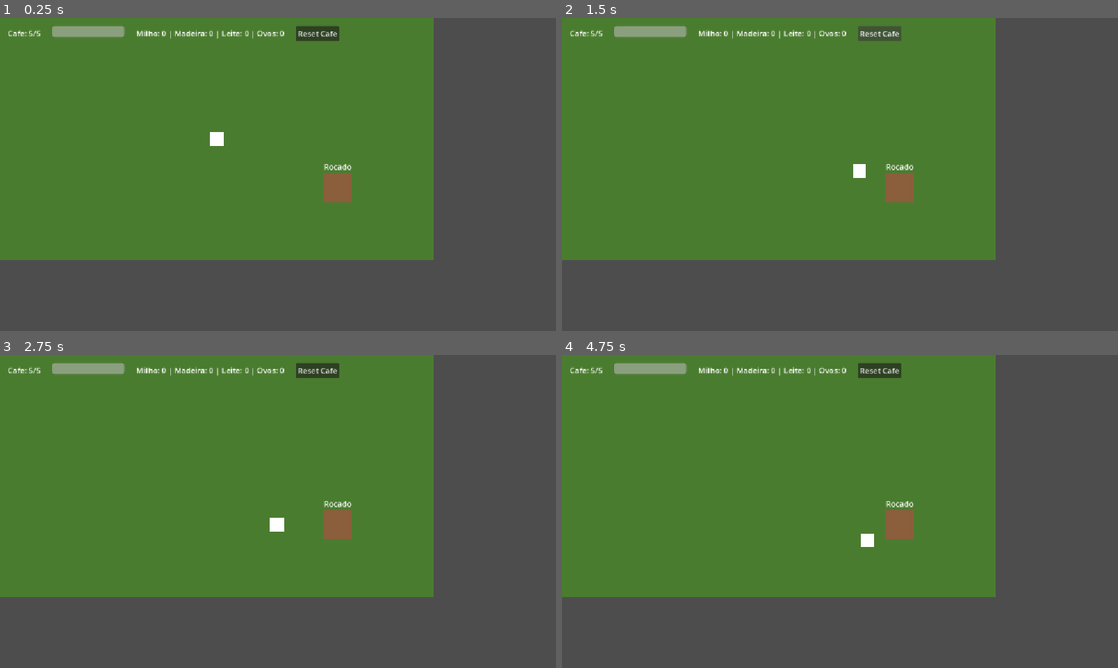
Above: before the commit, frames 1-4 (two rows, left to right).
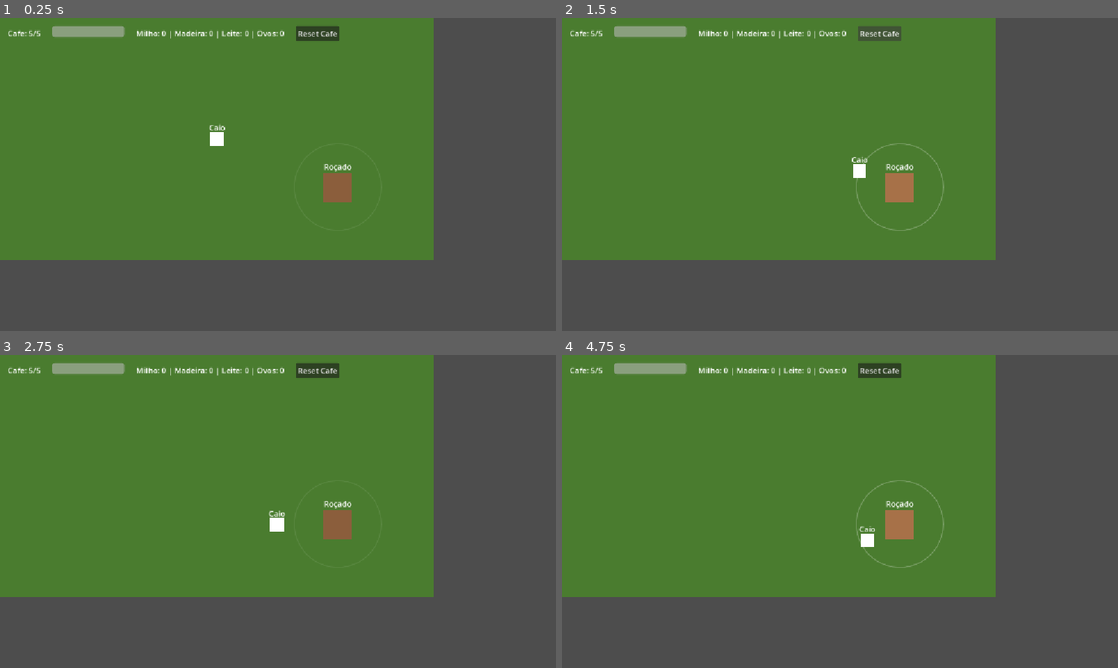
Above: after the commit, the same moments.

Repository: JasminCordeiro/UaiFarm
Game: Godot game, scene res://scenes/Overworld.tscn
Two runs of this game, one before a commit and one after it. Both use one fixed random seed, a clock stepped at 60 frames per second and the inputs below.
Inputs (mouse positions are in pixels of both pictures, inside the frame that each line leads up to):
- Up to frame 1 (0.25 s): no input
- Up to frame 2 (1.5 s): tap Enter at 0.5 s; move the mouse to (901, 187) at 0.52 s; click (901, 187) at 0.67 s; click "Reset Cafe" at 1.25 s
- Up to frame 3 (2.75 s): move the mouse to (166, 527) at 2.02 s; click (166, 527) at 2.17 s
- Up to frame 4 (4.75 s): move the mouse to (895, 442) at 2.77 s; click (895, 442) at 2.92 s; move the mouse to (812, 574) at 3.52 s; click (812, 574) at 3.67 s; move the mouse to (1006, 558) at 4.27 s; click (1006, 558) at 4.42 s

The runs differ from the first frame. In frame 1, less than 0.1% of the frame differs, in the area x 37-61%, y 33-50%; in frame 2, 0.7%; in frame 3, less than 0.1%; in frame 4, 0.7%, in the area x 52-69%, y 40-68%.

Commit message:
fix: corrige personagem escondido atras do Rocado e movimento durante o puzzle

Diff:
--- a/vertical-slice/scenes/Player.tscn
+++ b/vertical-slice/scenes/Player.tscn
@@ -1,25 +1,32 @@
-[gd_scene load_steps=3 format=3]
+[gd_scene format=3 uid="uid://c75u3jh5dw7na"]
 
-[ext_resource type="Script" path="res://scripts/player_controller.gd" id="1"]
+[ext_resource type="Script" uid="uid://cu07atcirkr4g" path="res://scripts/player_controller.gd" id="1"]
 
 [sub_resource type="RectangleShape2D" id="RectangleShape2D_1"]
 size = Vector2(28, 28)
 
-[node name="Player" type="CharacterBody2D"]
+[node name="Player" type="CharacterBody2D" unique_id=1627055334]
+z_index = 10
 script = ExtResource("1")
 
-[node name="Sprite" type="ColorRect" parent="."]
+[node name="Sprite" type="ColorRect" parent="." unique_id=32610580]
 offset_left = -14.0
 offset_top = -14.0
 offset_right = 14.0
 offset_bottom = 14.0
 mouse_filter = 2
-color = Color(1, 1, 1, 1)
 
-[node name="CollisionShape2D" type="CollisionShape2D" parent="."]
+[node name="CollisionShape2D" type="CollisionShape2D" parent="." unique_id=42894839]
 shape = SubResource("RectangleShape2D_1")
 
-[node name="NavigationAgent2D" type="NavigationAgent2D" parent="."]
+[node name="NavigationAgent2D" type="NavigationAgent2D" parent="." unique_id=1464670451]
 path_desired_distance = 4.0
 target_desired_distance = 4.0
-avoidance_enabled = false
+
+[node name="Label" type="Label" parent="." unique_id=1272098471]
+offset_left = -30.0
+offset_top = -35.0
+offset_right = 30.0
+offset_bottom = -5.0
+text = "Caio"
+horizontal_alignment = 1
--- a/vertical-slice/scenes/ZoneTrigger.tscn
+++ b/vertical-slice/scenes/ZoneTrigger.tscn
@@ -1,18 +1,21 @@
-[gd_scene load_steps=3 format=3]
+[gd_scene format=3 uid="uid://dnl8ir3pm5whn"]
 
-[ext_resource type="Script" path="res://scripts/zone_trigger.gd" id="1"]
+[ext_resource type="Script" uid="uid://dqphpxsdt13ey" path="res://scripts/zone_trigger.gd" id="1"]
+[ext_resource type="Script" uid="uid://djqlnupygwqbo" path="res://scripts/radius_indicator.gd" id="2"]
 
 [sub_resource type="RectangleShape2D" id="RectangleShape2D_1"]
 size = Vector2(60, 60)
 
-[node name="ZoneTrigger" type="Area2D"]
+[node name="ZoneTrigger" type="Area2D" unique_id=43640657]
 script = ExtResource("1")
-input_pickable = true
 
-[node name="CollisionShape2D" type="CollisionShape2D" parent="."]
+[node name="RadiusIndicator" type="Node2D" parent="." unique_id=850245912]
+script = ExtResource("2")
+
+[node name="CollisionShape2D" type="CollisionShape2D" parent="." unique_id=1409910485]
 shape = SubResource("RectangleShape2D_1")
 
-[node name="Visual" type="ColorRect" parent="."]
+[node name="Visual" type="ColorRect" parent="." unique_id=284499604]
 offset_left = -30.0
 offset_top = -30.0
 offset_right = 30.0
@@ -20,23 +23,23 @@
 mouse_filter = 2
 color = Color(0.545, 0.369, 0.235, 1)
 
-[node name="Label" type="Label" parent="."]
+[node name="Label" type="Label" parent="." unique_id=836585868]
 offset_left = -30.0
 offset_top = -54.0
 offset_right = 30.0
 offset_bottom = -30.0
-mouse_filter = 2
+text = "Roçado"
 horizontal_alignment = 1
-text = "Rocado"
 
-[node name="ContextMenu" type="Panel" parent="."]
+[node name="ContextMenu" type="Panel" parent="." unique_id=839186617]
 visible = false
 offset_left = -60.0
 offset_top = -110.0
 offset_right = 60.0
 offset_bottom = -60.0
 
-[node name="ActionButton" type="Button" parent="ContextMenu"]
+[node name="ActionButton" type="Button" parent="ContextMenu" unique_id=767522593]
+layout_mode = 0
 offset_left = 6.0
 offset_top = 6.0
 offset_right = 114.0
--- a/vertical-slice/scripts/player_controller.gd
+++ b/vertical-slice/scripts/player_controller.gd
@@ -3,6 +3,8 @@
 @export var move_speed: float = 220.0
 
 @onready var nav_agent: NavigationAgent2D = $NavigationAgent2D
+
+var movimento_bloqueado: bool = false
 
 func _ready() -> void:
 	add_to_group("player")
@@ -11,8 +13,17 @@
 	nav_agent.avoidance_enabled = false
 
 func _unhandled_input(event: InputEvent) -> void:
+	if movimento_bloqueado:
+		return
 	if event is InputEventMouseButton and event.pressed and event.button_index == MOUSE_BUTTON_LEFT:
 		mover_para(get_global_mouse_position())
+
+func bloquear_movimento() -> void:
+	movimento_bloqueado = true
+	nav_agent.target_position = global_position
+
+func liberar_movimento() -> void:
+	movimento_bloqueado = false
 
 func mover_para(destino: Vector2) -> void:
 	nav_agent.target_position = destino
--- /dev/null
+++ b/vertical-slice/scripts/radius_indicator.gd
@@ -0,0 +1,11 @@
+extends Node2D
+
+@export var radius: float = 90.0
+@export var cor: Color = Color(1, 1, 1, 0.25)
+
+func _draw() -> void:
+	draw_arc(Vector2.ZERO, radius, 0, TAU, 48, cor, 2.0, true)
+
+func definir_raio(novo_raio: float) -> void:
+	radius = novo_raio
+	queue_redraw()
--- a/vertical-slice/scripts/zone_trigger.gd
+++ b/vertical-slice/scripts/zone_trigger.gd
@@ -9,15 +9,36 @@
 @onready var context_menu: Control = $ContextMenu
 @onready var action_button: Button = $ContextMenu/ActionButton
 @onready var visual: ColorRect = $Visual
+@onready var radius_indicator = $RadiusIndicator
 
 var player_ref: Node2D = null
 var puzzle_instance: Node = null
+var jogador_proximo: bool = false
 
 func _ready() -> void:
 	input_event.connect(_on_input_event)
 	action_button.pressed.connect(_on_action_button_pressed)
 	context_menu.hide()
 	player_ref = get_tree().get_first_node_in_group("player")
+	radius_indicator.definir_raio(adjacency_radius)
+	_atualizar_proximidade(false)
+
+func _process(_delta: float) -> void:
+	if puzzle_instance != null:
+		return
+	if player_ref == null:
+		player_ref = get_tree().get_first_node_in_group("player")
+		return
+	var perto: bool = global_position.distance_to(player_ref.global_position) <= adjacency_radius
+	if perto != jogador_proximo:
+		_atualizar_proximidade(perto)
+		if not perto:
+			context_menu.hide()
+
+func _atualizar_proximidade(perto: bool) -> void:
+	jogador_proximo = perto
+	visual.modulate = Color(1.2, 1.2, 1.2) if perto else Color(1, 1, 1)
+	radius_indicator.modulate.a = 0.9 if perto else 0.3
 
 func _on_input_event(_viewport: Node, event: InputEvent, _shape_idx: int) -> void:
 	if event is InputEventMouseButton and event.pressed and event.button_index == MOUSE_BUTTON_LEFT:
@@ -26,18 +47,12 @@
 func _try_open_menu() -> void:
 	if puzzle_instance != null:
 		return
-	if player_ref == null:
-		player_ref = get_tree().get_first_node_in_group("player")
-		if player_ref == null:
-			return
-	if global_position.distance_to(player_ref.global_position) <= adjacency_radius:
+	if jogador_proximo:
 		action_button.text = "Plantar"
 		action_button.disabled = false
 		context_menu.show()
-		visual.modulate = Color(1.2, 1.2, 1.2)
 	else:
 		context_menu.hide()
-		visual.modulate = Color(1, 1, 1)
 
 func _on_action_button_pressed() -> void:
 	if GameState.cafe_atual < 1:
@@ -45,7 +60,8 @@
 		action_button.disabled = true
 		return
 	context_menu.hide()
-	visual.modulate = Color(1, 1, 1)
+	if player_ref:
+		player_ref.bloquear_movimento()
 	puzzle_instance = match3_scene.instantiate()
 	get_tree().current_scene.add_child(puzzle_instance)
 	puzzle_instance.puzzle_concluido.connect(_on_puzzle_concluido)
@@ -62,3 +78,5 @@
 	if puzzle_instance:
 		puzzle_instance.queue_free()
 		puzzle_instance = null
+	if player_ref:
+		player_ref.liberar_movimento()
Not shown, added: vertical-slice/scripts/radius_indicator.gd.uid
